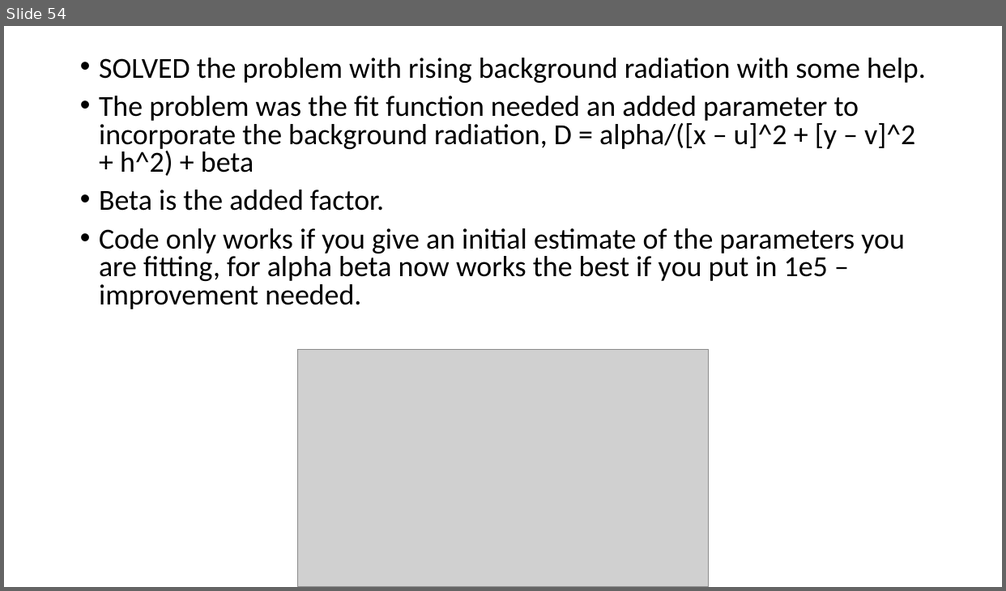
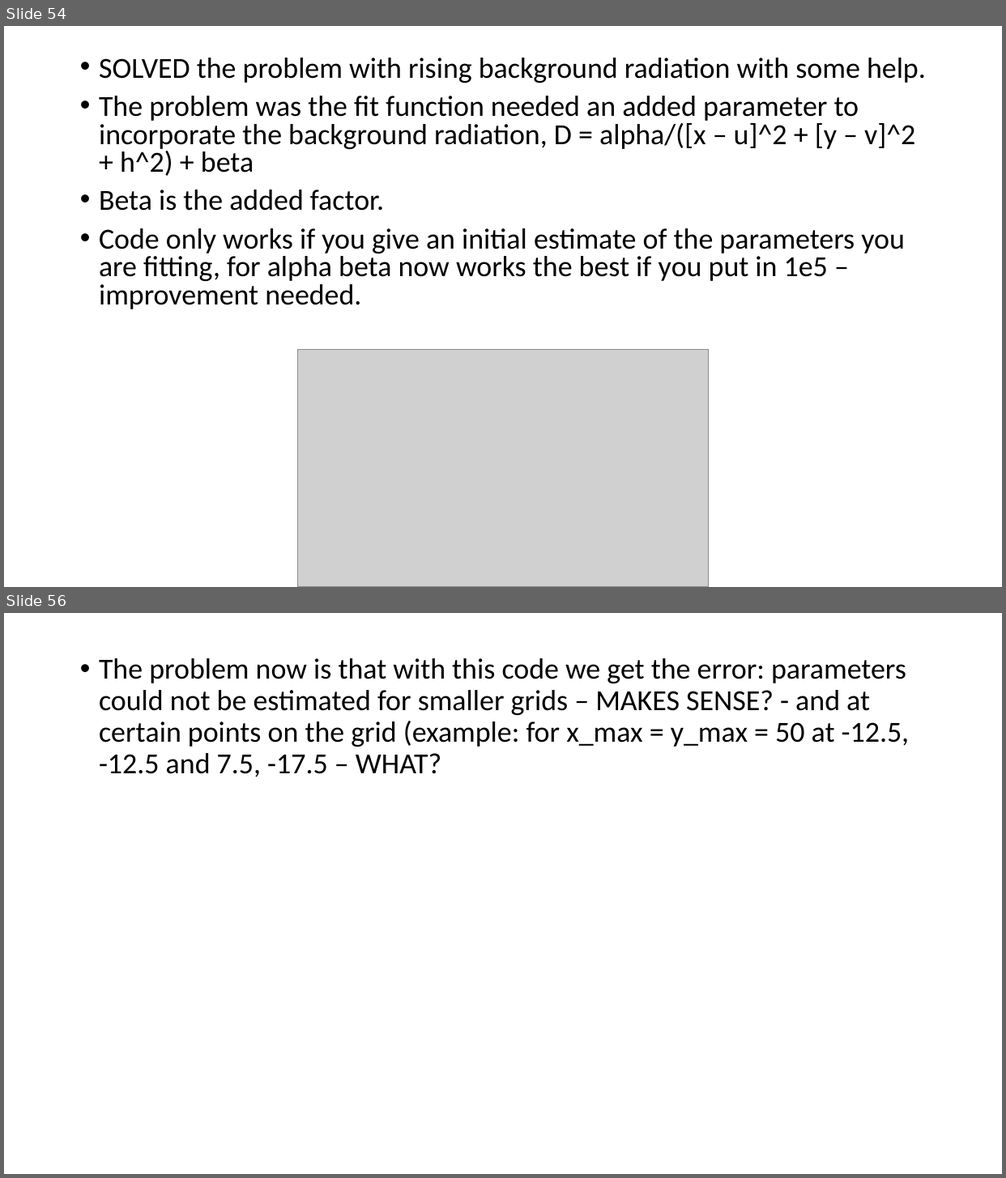
Before and after one commit to urhtrinko/DroneRadioactivity_student_job, a slide deck: reports/work_diary.pptx. Shown one above the other, each under a label of ours: slide 54 before the commit, slides 54 and 56 after it; the slides between them are not shown. The pictures are 1006x591 and 1006x1178 pixels, drawn with LibreOffice and Linux fonts; fonts in the diff are those of the drawing; grey boxes stand for pictures. Boxes give left, top, right and bottom in pixels: in the first picture for what was removed or moved away, otherwise in the second. Text is boxed around its words. In the diff, an @@ line names an element or a change of style, - is before the commit and + after.

```diff
--- a/reports/work_diary.pptx
+++ b/reports/work_diary.pptx
@@ slide 56 added at bbox=[4, 613, 1002, 1174], background #FFFFFF @@
@@ text added at bbox=[99, 658, 910, 777], 28 pt, text #000000 @@
+• The problem now is that with this code we get the error: parameters could not be estimated for smaller grids – MAKES SENSE? - and at certain points on the grid (example: for x_max = y_max = 50 at -12.5, -12.5 and 7.5, -17.5 – WHAT?
```
Also in this commit, not shown: 1 other slide added.
